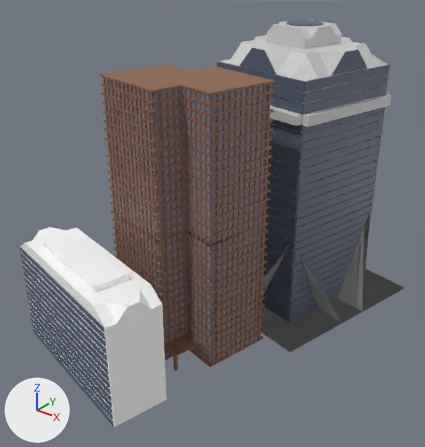
A saved change to the glTF model run/textures/build/build3.glb.
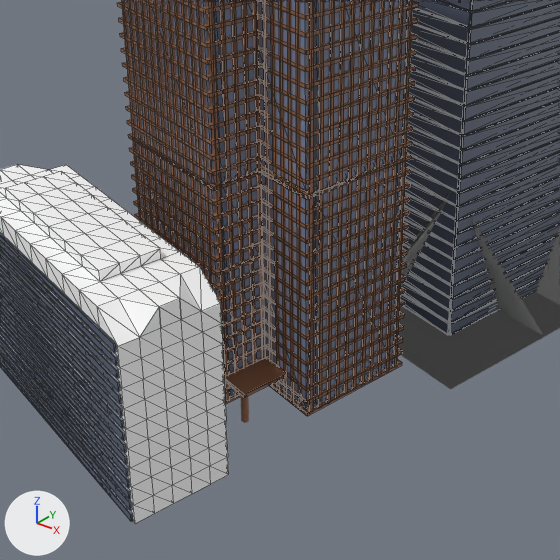
Each version is shown whole from a 50 mm lens placed at (10.61, -18.05, 12.76), pointed at (-0.83, -3.74, 3.89), then close up on the part from 9% to 83% of the width and 30% to 100% of the height. The axes (+X, +Y, +Z) are drawn at lower left. The lights are the same throughout. The close-ups show mesh edges as thin lines. Where no turn or scale is listed for an object, it has been applied to the vertices.

The first close-up shows '立方体', '立方体.001', '立方体.003', '立方体.007', '立方体.008', '立方体.010', '立方体.011'.
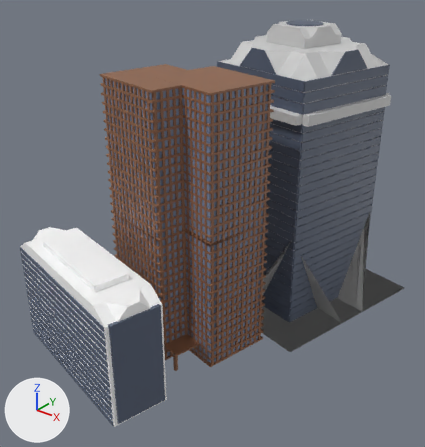
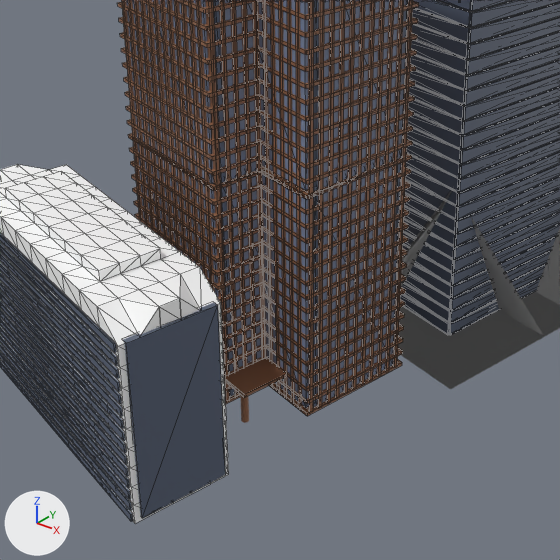
What differs and where, as boxes [x1, y1, x2, y2] in the close-ups (560 x 560 px):
'立方体.012', added (blue): after [123, 302, 226, 518]

The change, as a diff of the scene's bpy script:
```diff
--- a/run/textures/build/build3.glb.py
+++ b/run/textures/build/build3.glb.py
@@ mat_マテリアル_024 @@
+mat_マテリアル_024 = principled_material('マテリアル.024')
+mat_マテリアル_024.base_color = (0.0931, 0.117, 0.175)  # dark blue #566074
@@ me_立方体_012 @@
+me_立方体_012.from_pydata([(-0.26, -0.77, -1.71), (-0.11, -0.8, -1.71), (-0.26, -0.77, 1.71), (-0.11, -0.8, 1.71), (0.11, 0.8, -1.71), (0.26, 0.77, -1.71), (0.11, 0.8, 1.71), (0.26, 0.77, 1.71), (-5.85, 0.55, -1.71), (-5.71, 0.52, -1.71), (-5.85, 0.55, 1.71), (-5.71, 0.52, 1.71), (-5.48, 2.12, -1.71), (-5.34, 2.08, -1.71), (-5.48, 2.12, 1.71), (-5.34, 2.08, 1.71)], [], [(0, 1, 3), (0, 3, 2), (2, 3, 7), (2, 7, 6), (6, 7, 5), (6, 5, 4), (4, 5, 1), (4, 1, 0), (2, 6, 4), (2, 4, 0), (7, 3, 1), (7, 1, 5), (8, 9, 11), (8, 11, 10), (10, 11, 15), (10, 15, 14), (14, 15, 13), (14, 13, 12), (12, 13, 9), (12, 9, 8), (10, 14, 12), (10, 12, 8), (15, 11, 9), (15, 9, 13)])
+me_立方体_012.materials.append(mat_マテリアル_024)  # dark blue #566074
@@ ob_立方体_012 @@
+ob_立方体_012 = bpy.data.objects.new('立方体.012', me_立方体_012)
+ob_立方体_012.location = (0.59, -8.92, 1.81)
```
